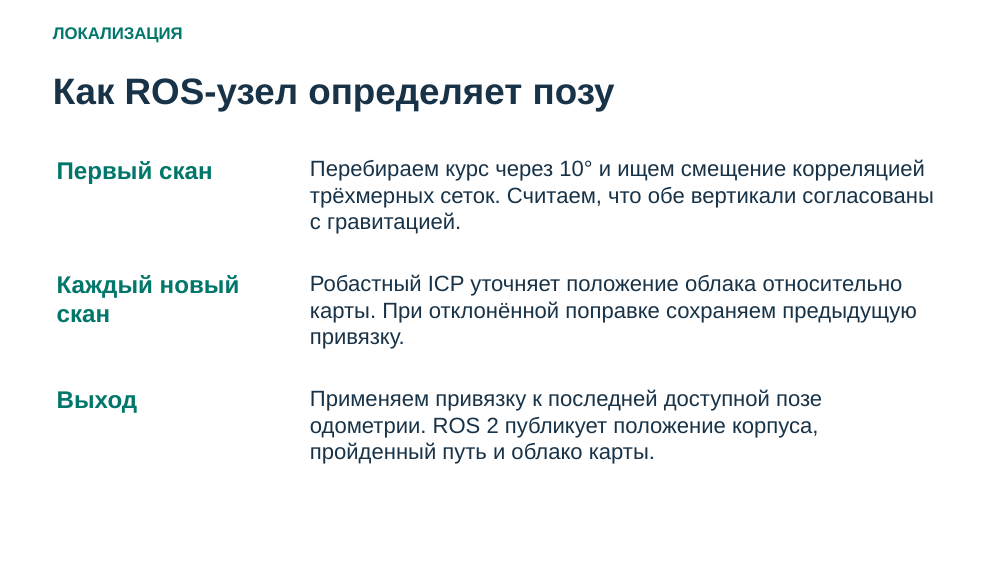
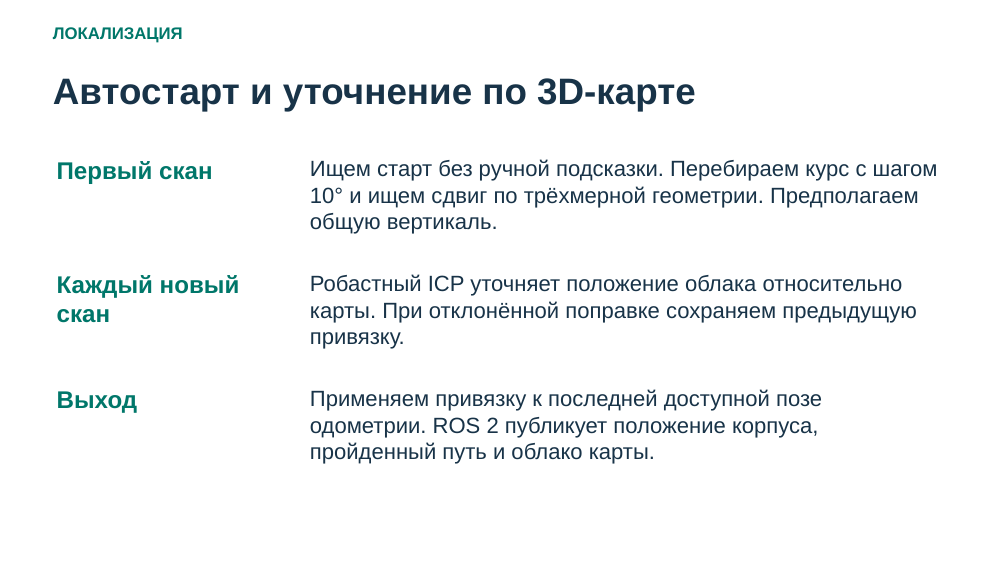
Before and after one commit to draizyyy/DogSLAM, a slide deck: slide 4 of DogSLAM-final.pptx. Drawn at 1008x567 pixels with LibreOffice and Linux fonts; fonts in the diff are those of the drawing. Boxes give left, top, right and bottom in pixels: in the first picture for what was removed or moved away, otherwise in the second. Text is boxed around its words. In the diff, an @@ line names an element or a change of style, - is before the commit and + after.

```diff
--- a/DogSLAM-final.pptx
+++ b/DogSLAM-final.pptx
@@ text at (53,78,696,111): text changed @@
-Как ROS-узел определяет позу
+Автостарт и уточнение по 3D-карте
@@ text at (310,159,938,234): text changed @@
-Перебираем курс через 10° и ищем смещение корреляцией трёхмерных сеток. Считаем, что обе вертикали согласованы с гравитацией.
+Ищем старт без ручной подсказки. Перебираем курс с шагом 10° и ищем сдвиг по трёхмерной геометрии. Предполагаем общую вертикаль.
```
Also in this commit, not shown: 1 other slide changed, 1 slide added, 1 slide removed, 4 other files.
